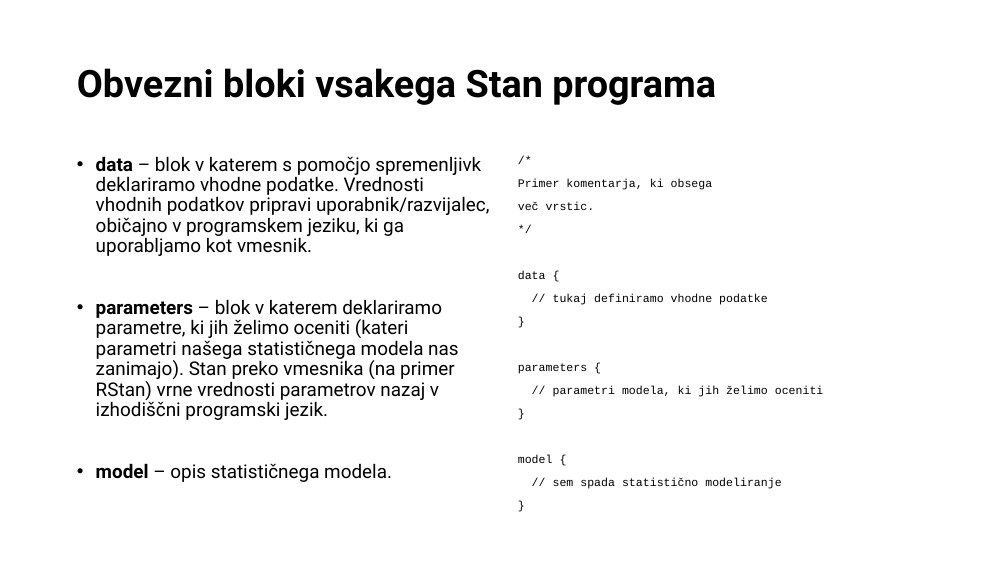
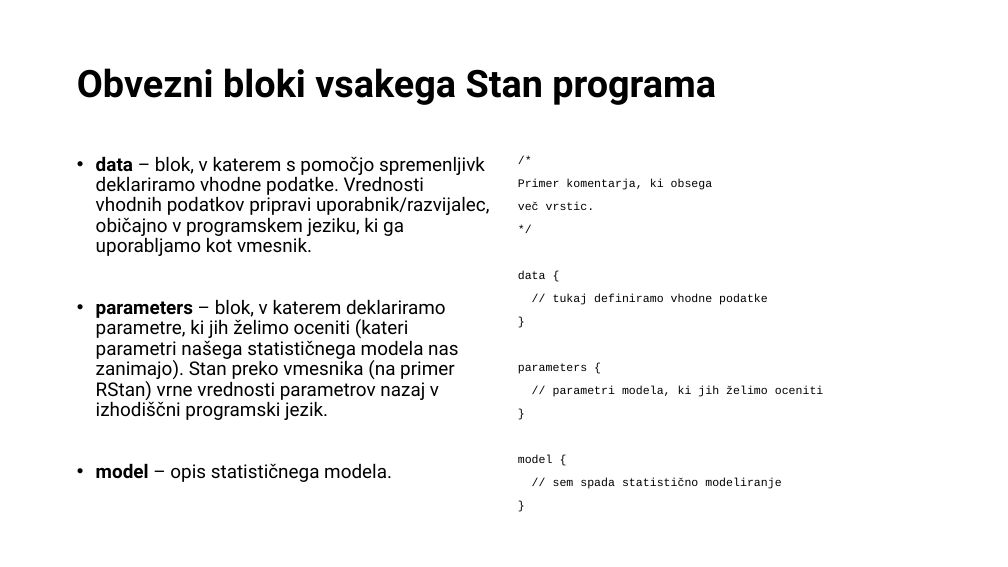
Before and after one commit to bstatcomp/Stan-Intro-Workshop, a slide deck: slide 38 of slides/prezentacija.pptx. Drawn at 1008x567 pixels with LibreOffice and Linux fonts; fonts in the diff are those of the drawing. Boxes give left, top, right and bottom in pixels: in the first picture for what was removed or moved away, otherwise in the second. Text is boxed around its words. In the diff, an @@ line names an element or a change of style, - is before the commit and + after.

```diff
--- a/slides/prezentacija.pptx
+++ b/slides/prezentacija.pptx
@@ text at <box>96,156,490,420</box>: text changed @@
-• data – blok v katerem s pomočjo spremenljivk deklariramo vhodne podatke. Vrednosti vhodnih podatkov pripravi uporabnik/razvijalec, običajno v programskem jeziku, ki ga uporabljamo kot vmesnik.
-• parameters – blok v katerem deklariramo parametre, ki jih želimo oceniti (kateri parametri našega statističnega modela nas zanimajo). Stan preko vmesnika (na primer RStan) vrne vrednosti parametrov nazaj v izhodiščni programski jezik.
+• data – blok, v katerem s pomočjo spremenljivk deklariramo vhodne podatke. Vrednosti vhodnih podatkov pripravi uporabnik/razvijalec, običajno v programskem jeziku, ki ga uporabljamo kot vmesnik.
+• parameters – blok, v katerem deklariramo parametre, ki jih želimo oceniti (kateri parametri našega statističnega modela nas zanimajo). Stan preko vmesnika (na primer RStan) vrne vrednosti parametrov nazaj v izhodiščni programski jezik.
```
Also in this commit, not shown: 12 other slides changed, 16 other files.
